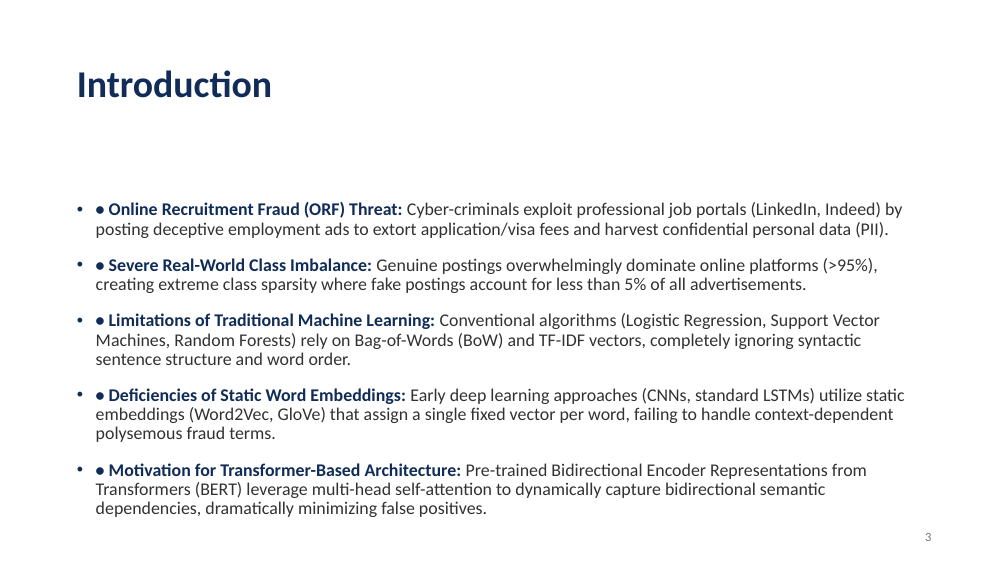
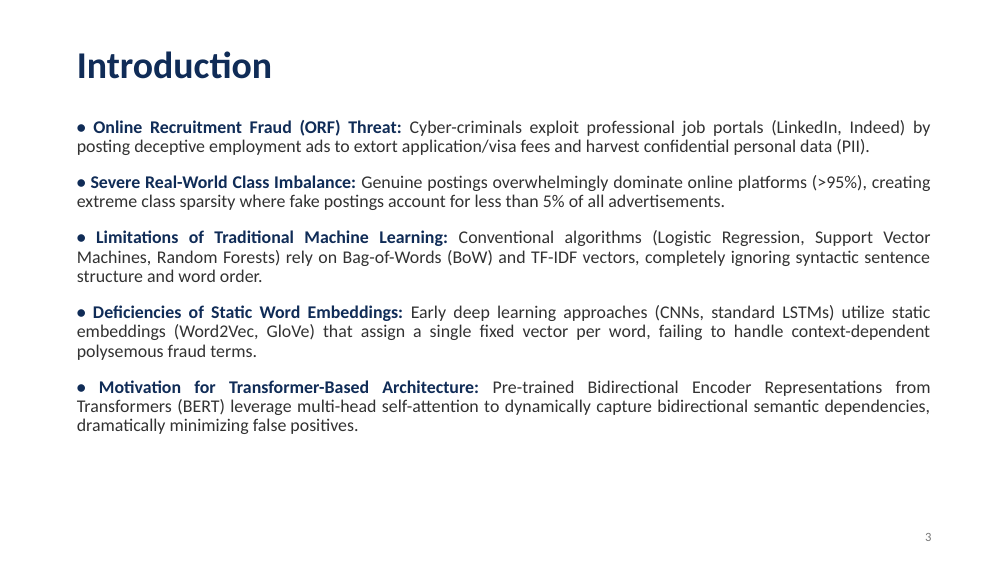
Before and after one commit to akhileshyadav8/Research-Fake-Job-Detection, a slide deck: slide 3 of MST1/Fraud_BERT_Research_Paper_Presentation.pptx. Drawn at 1008x567 pixels with LibreOffice and Linux fonts; fonts in the diff are those of the drawing; background and template pictures are left out. Boxes give left, top, right and bottom in pixels: in the first picture for what was removed or moved away, otherwise in the second. Text is boxed around its words. In the diff, an @@ line names an element or a change of style, - is before the commit and + after.

```diff
--- a/MST1/Fraud_BERT_Research_Paper_Presentation.pptx
+++ b/MST1/Fraud_BERT_Research_Paper_Presentation.pptx
@@ title "Introduction": place and size @@
-title "Introduction" at (77,70,272,98)
+title "Introduction" at (77,51,272,79)
@@ text "• Online Recruitment Fraud (ORF) ...": place and size @@
-text "• Online Recruitment Fraud (ORF) ..." at (96,202,904,517)
+text "• Online Recruitment Fraud (ORF) ..." at (77,120,931,434)
@@ text "• Online Recruitment Fraud (ORF) ..." at (77,120,931,434): alignment left to justified; bullet • to none @@
```
Also in this commit, not shown: 8 other slides changed, 7 other files.
